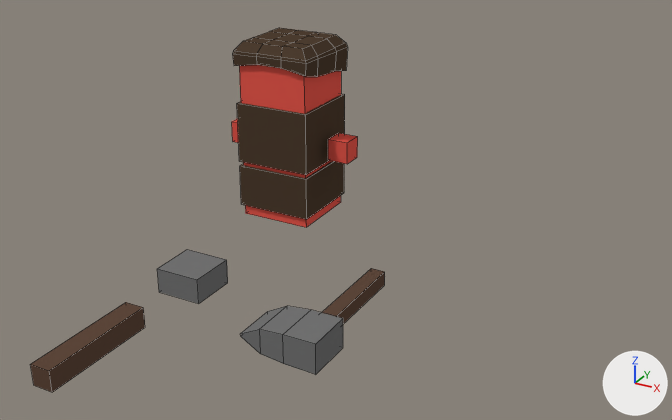
One commit to the Blender file Assets/Harvest/Meshes/_Source/Blender Source.blend: the scene before it, then after it.
The view is the same before and after, from a 50 mm camera at (9.6, -15.59, 7.96) aimed at (2.78, -3.18, 1.75). Every picture has the same lights, and +X, +Y and +Z are marked at lower right. The older version comes first. Mesh edges are drawn as thin lines.

Names of what the first picture shows: 'Item_Gear_Chest_Basic', 'Item_Gear_Helmet_Basic', 'Item_Gear_Legs_Basic', 'Item_Resource_Stick', 'Item_Resource_Stone', 'Item_Tool_Axe_SimpleAxe', 'Left Hand', 'Player' and 1 more.
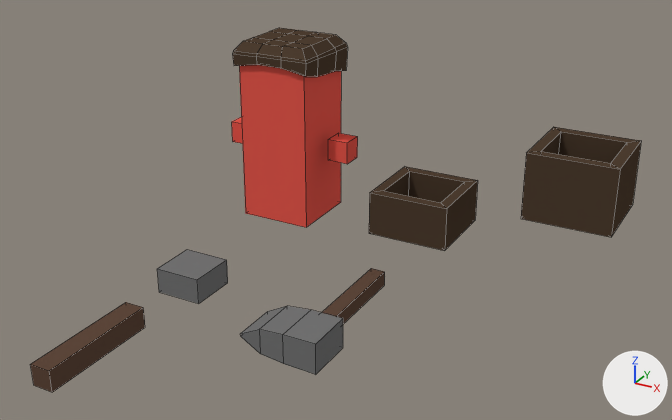
Changed parts and their boxes [x1, y1, x2, y2] in the pictures (672 x 420 px):
'Item_Gear_Chest_BasicTunic', added (brown)
    after: [521, 127, 641, 237]
'Item_Gear_Legs_BasicTrousers', added (brown)
    after: [369, 167, 478, 251]
'Item_Gear_Chest_Basic', deleted (brown)
    before: [237, 94, 345, 175]
'Item_Gear_Legs_Basic', deleted (brown)
    before: [240, 161, 344, 219]
'Player', unchanged, uncovered by the edit
    both: [239, 65, 341, 227]

Edits to the bpy script that builds the scene:
```text
Add me_cube_003_1:
    me_cube_003_1.from_pydata(...)  # 24 vertices, 24 faces; spans x -0.8..0.8, y -0.8..0.8, z -0.62..0.62
    me_cube_003_1.materials.append(mat_leather)  # brown #4e3e31
Add me_cube_002_1:
    me_cube_002_1.from_pydata([(-0.6, -0.6, -0.43), (-0.6, -0.6, 0.43), (-0.6, 0.6, -0.43), (-0.6, 0.6, 0.43), (0.6, -0.6, -0.43), (0.6, -0.6, 0.43), (0.6, 0.6, -0.43), (0.6, 0.6, 0.43), (-0.8, -0.8, 0.43), (-0.8, 0.8, 0.43), (0.8, 0.8, 0.43), (0.8, -0.8, 0.43), (-0.8, 0.8, -0.43), (-0.8, -0.8, -0.43), (0.8, 0.8, -0.43), (0.8, -0.8, -0.43)], [], [(13, 8, 9, 12), (12, 9, 10, 14), (14, 10, 11, 15), (15, 11, 8, 13), (1, 3, 9, 8), (3, 7, 10, 9), (7, 5, 11, 10), (5, 1, 8, 11), (2, 0, 13, 12), (6, 2, 12, 14), (4, 6, 14, 15), (0, 4, 15, 13), (3, 2, 6, 7), (7, 6, 4, 5), (1, 0, 2, 3), (5, 4, 0, 1)])
    me_cube_002_1.materials.append(mat_leather)  # brown #4e3e31
Remove ob_item_gear_legs_basic:
    ob_item_gear_legs_basic = bpy.data.objects.new('Item_Gear_Legs_Basic', me_cube_002)
    ob_item_gear_legs_basic.location = (0.0, 0.0, 0.65)
    ob_item_gear_legs_basic.scale = (0.741, 0.741, 0.874)
Remove ob_item_gear_chest_basic:
    ob_item_gear_chest_basic = bpy.data.objects.new('Item_Gear_Chest_Basic', me_cube_003)
    ob_item_gear_chest_basic.location = (0.0, 0.0, 1.8)
    ob_item_gear_chest_basic.scale = (0.741, 0.741, 0.874)
Add ob_item_gear_chest_basictunic:
    ob_item_gear_chest_basictunic = bpy.data.objects.new('Item_Gear_Chest_BasicTunic', me_cube_003_1)
    ob_item_gear_chest_basictunic.location = (6.0, 0.0, 1.8)
Add ob_item_gear_legs_basictrousers:
    ob_item_gear_legs_basictrousers = bpy.data.objects.new('Item_Gear_Legs_BasicTrousers', me_cube_002_1)
    ob_item_gear_legs_basictrousers.location = (3.0, 0.0, 0.65)
```
